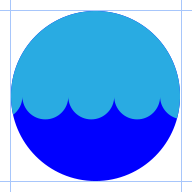
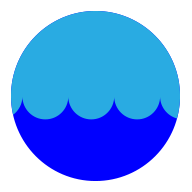
Revision of a layered 192×192 image; what changed, layer by layer:
removed layer "icon-cut-guide" (was 50%) over (0, 0, 192, 192)
